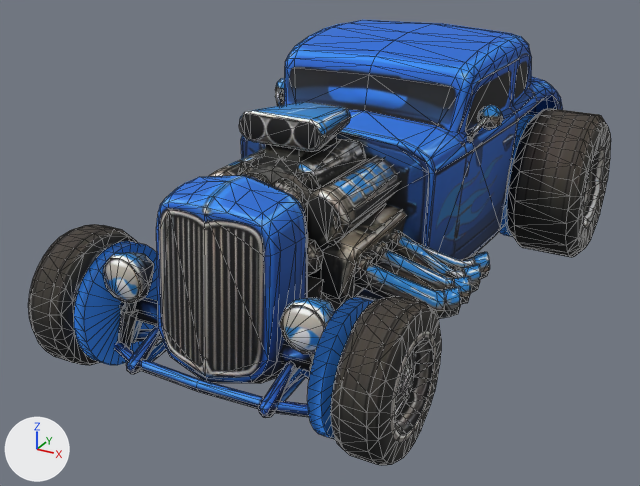
An edit to the glTF model public/models/cars/donnerbuechse.glb, drawn before and after from the same camera.
Before and after are seen from a 50 mm lens placed at (2.31, -4.76, 2.62), pointed at (-0.15, -0.28, 0.38). Arrows for +X, +Y and +Z are at lower left; the lights stay in place. The first picture is the older version. Mesh edges are drawn as thin lines. Vertices at exactly the same position are counted once.

Objects in the first picture: 'BodyPaint', 'StockWheel_FL', 'StockWheel_FR', 'StockWheel_RR'.
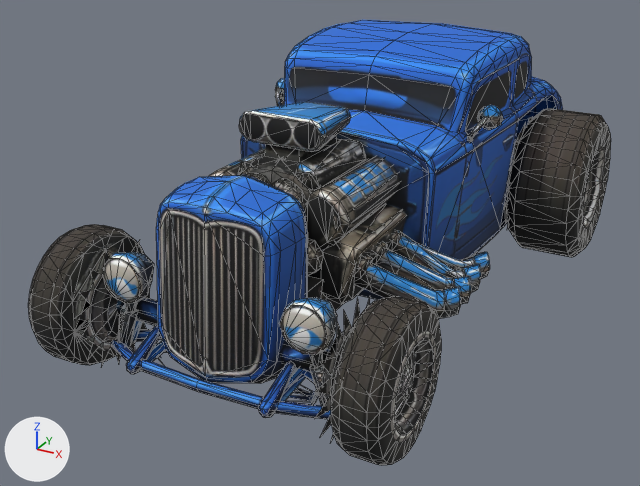
Changed parts and their boxes (x1, y1, x2, y2) in the pictures (640 x 486 px; the box of a moved part takes in the faces that stretch with it):
'BodyPaint', reshaped: before (74, 20, 563, 440); after (74, 20, 563, 443)
part 1 of me_bodypaint, rebuilt: before (499, 113, 536, 237); after (504, 116, 533, 229)
part 2 of me_bodypaint, rebuilt (18% narrower): before (307, 297, 374, 440); after (315, 297, 370, 443)
part 3 of me_bodypaint, moved or reshaped: before (74, 241, 158, 365); after (74, 240, 168, 368)
part 4 of me_bodypaint, added: after (289, 385, 318, 405)

The edits, one by one:
me_bodypaint is used by ob_bodypaint; location (0.0, 0.0, 0.0).
me_bodypaint had 2044 vertices, 3814 faces and spanned x -1.03..1.03, y -1.85..1.9, z 0.05..1.55.
me_bodypaint now has 2051 vertices, 3612 faces and spans x -1.03..1.03, y -1.87..1.9, z 0.03..1.55.
me_bodypaint part 1: the loose piece of 66 vertices spanning x 0.63..0.7, y 0.78..1.67, z 0.06..0.94 is rebuilt with 53 vertices and now spans x 0.59..0.69, y 0.79..1.65, z 0.07..0.93.
me_bodypaint part 2: the loose piece of 66 vertices spanning x 0.65..0.72, y -1.85..-1.18, z 0.05..0.72 is rebuilt with 45 vertices and now spans x 0.64..0.71, y -1.87..-1.22, z 0.03..0.74.
me_bodypaint part 3: 1 vertex moved from x -0.72, y -1.45, z 0.05 to x -0.5, y -1.48, z 0.15; 65 vertices removed from x -0.72..-0.65, y -1.85..-1.18, z 0.05..0.72; 74 vertices added at x -0.71..-0.33, y -1.87..-1.22, z 0.03..0.74.
me_bodypaint part 4: 31 vertices added at x 0.33..0.55, y -1.65..-1.45, z 0.12..0.45.
Other edits to the shape of me_bodypaint do not show in these pictures.
